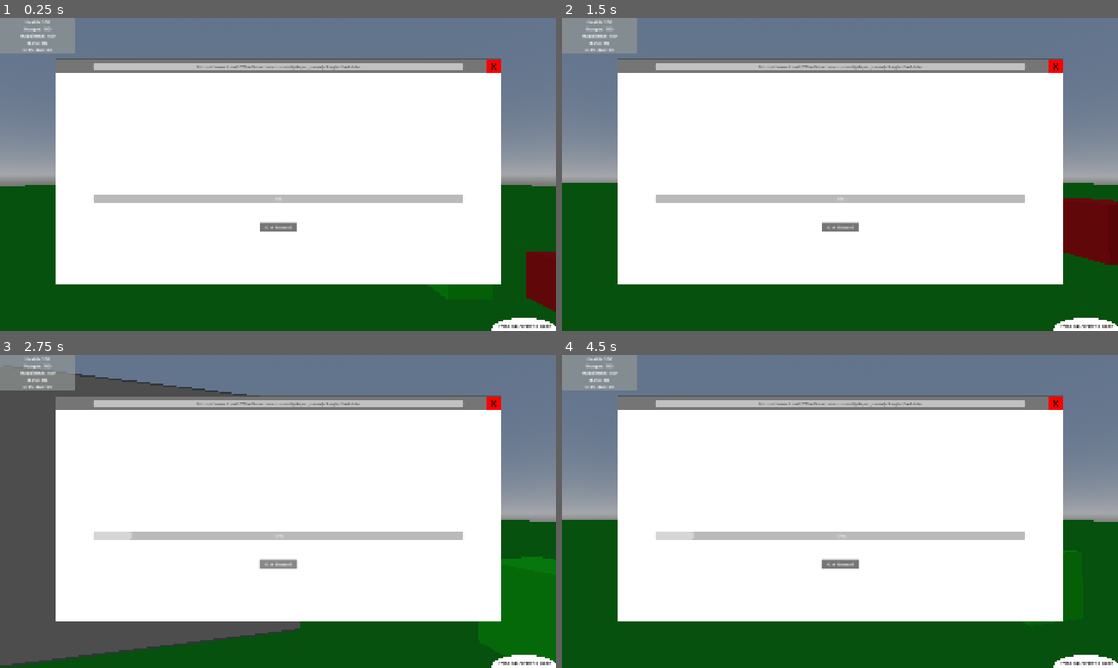
Above: before the commit, frames 1-4 (two rows, left to right).
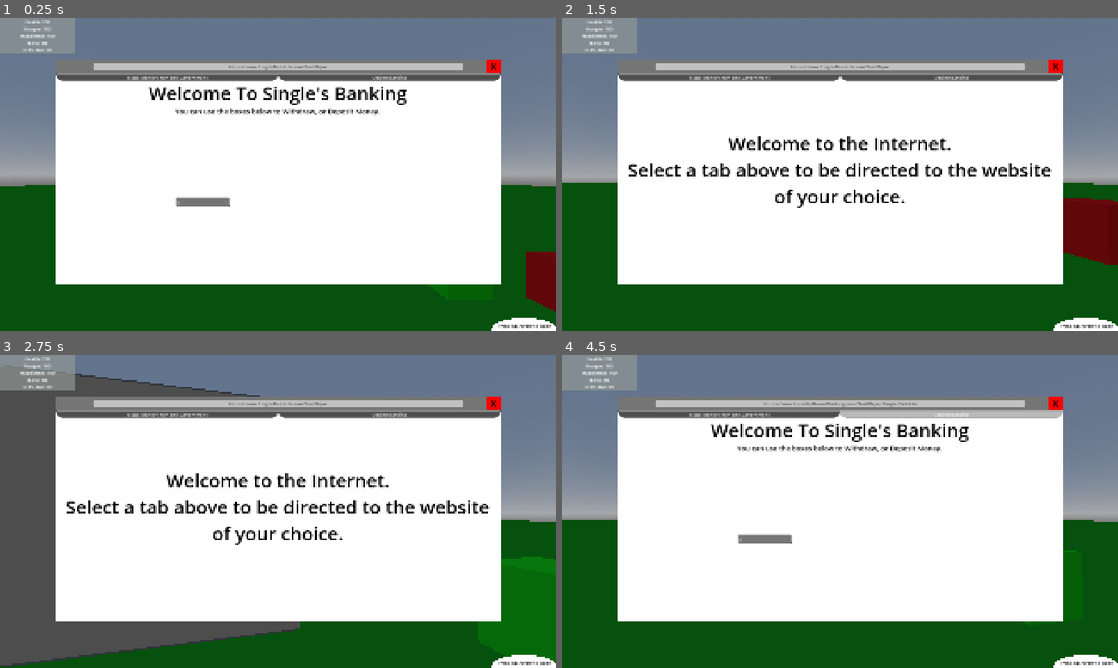
Above: after the commit, the same moments.

Repository: AlabamaSnail/Single-Dad-Life
Game: Godot game, scene res://node_3d.tscn
Same seed, same stepped clock (60 frames per second), same inputs: the game is played once before the commit and once after it.
Inputs (mouse positions are in pixels of both pictures, inside the frame that each line leads up to):
- Up to frame 1 (0.25 s): no input
- Up to frame 2 (1.5 s): click "X" at 0.5 s; tap Enter at 1.25 s; move the mouse to (867, 174) at 1.27 s; hold W (forwards) from 1.28 s (still down); tap Up (open_phone) at 1.35 s
- Up to frame 3 (2.75 s): tap Space (jump) at 1.52 s; release W (forwards) at 2 s; click (278, 564) at 2 s, where only the run before the commit has a clickable "Get Money!"
- Up to frame 4 (4.5 s): click (728, 414) at 2.75 s, where only the run after the commit has a clickable "Make Money From The Government"; click (951, 414) at 3.5 s, where only the run after the commit has a clickable "Online Banking"; move the mouse to (728, 527) at 4.27 s; hold S (backwards) from 4.28 s (still down); tap Shift (sprint) at 4.35 s

The runs differ from the first frame. In frame 1, 6.2% of the frame differs, in the area x 10-91%, y 12-69%; in frame 2, 7.0%; in frame 3, 6.8%; in frame 4, 6.1%.

Commit message:
Added UI elements to phone
Added URL, and 2 tabs.
Created a few scripts to handle tabs

Diff:
--- /dev/null
+++ b/phonetest/SelfTabScript.gd
@@ -0,0 +1 @@
+extends MeshInstance2D
--- a/phonetest/node_3d.tscn
+++ b/phonetest/node_3d.tscn
@@ -1,12 +1,14 @@
-[gd_scene load_steps=45 format=3 uid="uid://bjjrxjphghfl"]
+[gd_scene load_steps=51 format=3 uid="uid://bjjrxjphghfl"]
 
 [ext_resource type="Script" uid="uid://cu6ar2nvumiy0" path="res://phon.gd" id="1_a202f"]
 [ext_resource type="Theme" uid="uid://c8np1vq7xmrsv" path="res://closeButton.tres" id="2_noarx"]
 [ext_resource type="Script" uid="uid://dib31tau786d5" path="res://input_handler.gd" id="3_a0tk4"]
 [ext_resource type="Script" uid="uid://bbxtkpib3bcg1" path="res://exit_menu_ui.gd" id="4_r3fl7"]
 [ext_resource type="Script" uid="uid://pre7g4pv1vpg" path="res://make_money.gd" id="4_wc5p8"]
+[ext_resource type="Script" uid="uid://d0sco7k6ljmxq" path="res://website_url.gd" id="5_6iypd"]
 [ext_resource type="Script" uid="uid://xtgrbnrl4e3v" path="res://options.gd" id="5_i5arm"]
 [ext_resource type="Script" uid="uid://dn05k4vsus5cy" path="res://character_movement.gd" id="5_jka67"]
+[ext_resource type="Script" uid="uid://cjuhhmjss3upe" path="res://tab_bar.gd" id="5_tereu"]
 [ext_resource type="Script" uid="uid://03p1gypngi4m" path="res://money_in_bankUpdateUi.gd" id="8_jsk3o"]
 [ext_resource type="Script" uid="uid://dninyedefr84k" path="res://cash_money.gd" id="9_4arys"]
 
@@ -15,12 +17,6 @@
 [sub_resource type="QuadMesh" id="QuadMesh_a0tk4"]
 
 [sub_resource type="QuadMesh" id="QuadMesh_4arys"]
-
-[sub_resource type="StandardMaterial3D" id="StandardMaterial3D_6iypd"]
-albedo_color = Color(0, 0, 0, 1)
-
-[sub_resource type="QuadMesh" id="QuadMesh_tereu"]
-material = SubResource("StandardMaterial3D_6iypd")
 
 [sub_resource type="StyleBoxFlat" id="StyleBoxFlat_cdqbm"]
 bg_color = Color(1, 1, 1, 0.552941)
@@ -32,6 +28,33 @@
 [sub_resource type="Theme" id="Theme_imku0"]
 Label/colors/font_color = Color(0.325441, 0.325441, 0.325441, 1)
 Label/styles/normal = SubResource("StyleBoxFlat_cdqbm")
+
+[sub_resource type="StyleBoxFlat" id="StyleBoxFlat_6iypd"]
+bg_color = Color(0.728822, 0.728822, 0.728822, 1)
+corner_radius_bottom_right = 24
+corner_radius_bottom_left = 24
+
+[sub_resource type="StyleBoxFlat" id="StyleBoxFlat_tereu"]
+bg_color = Color(0.418064, 0.626248, 0.781999, 1)
+corner_radius_bottom_right = 24
+corner_radius_bottom_left = 24
+
+[sub_resource type="StyleBoxFlat" id="StyleBoxFlat_imku0"]
+bg_color = Color(0.306923, 0.306923, 0.306923, 1)
+corner_radius_bottom_right = 24
+corner_radius_bottom_left = 24
+
+[sub_resource type="Theme" id="Theme_wlxy5"]
+Button/styles/focus = SubResource("StyleBoxFlat_6iypd")
+Button/styles/hover = SubResource("StyleBoxFlat_tereu")
+Button/styles/normal = SubResource("StyleBoxFlat_imku0")
+Button/styles/pressed = SubResource("StyleBoxFlat_imku0")
+
+[sub_resource type="StandardMaterial3D" id="StandardMaterial3D_6iypd"]
+albedo_color = Color(0, 0, 0, 1)
+
+[sub_resource type="QuadMesh" id="QuadMesh_tereu"]
+material = SubResource("StandardMaterial3D_6iypd")
 
 [sub_resource type="QuadMesh" id="QuadMesh_r3fl7"]
 
@@ -169,47 +192,25 @@
 scale = Vector2(1536, 781)
 mesh = SubResource("QuadMesh_a0tk4")
 
-[node name="MeshInstance2D" type="MeshInstance2D" parent="PhoneUI/BigPhone"]
+[node name="TopBar" type="Node2D" parent="PhoneUI/BigPhone"]
+
+[node name="TopBarBg" type="MeshInstance2D" parent="PhoneUI/BigPhone/TopBar"]
 modulate = Color(0.305882, 0.305882, 0.305882, 0.780392)
-position = Vector2(676, 42.375)
-scale = Vector2(1536, 55.25)
+position = Vector2(676, 44.5)
+scale = Vector2(1536, 51)
 mesh = SubResource("QuadMesh_4arys")
 
-[node name="CloseButton" type="Button" parent="PhoneUI/BigPhone"]
-offset_left = 1396.0
+[node name="CloseButton" type="Button" parent="PhoneUI/BigPhone/TopBar"]
+offset_left = 1395.0
 offset_top = 19.0
 offset_right = 1444.0
-offset_bottom = 68.0
+offset_bottom = 70.0
 size_flags_horizontal = 4
 theme = ExtResource("2_noarx")
 theme_override_font_sizes/font_size = 35
 text = "X"
 
-[node name="MakingMoneyPage" type="Node2D" parent="PhoneUI/BigPhone"]
-script = ExtResource("4_wc5p8")
-
-[node name="Button" type="Button" parent="PhoneUI/BigPhone/MakingMoneyPage"]
-offset_left = 612.0
-offset_top = 582.0
-offset_right = 740.0
-offset_bottom = 613.0
-text = "Get Money!"
-
-[node name="ProgressBar" type="ProgressBar" parent="PhoneUI/BigPhone/MakingMoneyPage"]
-offset_left = 36.0
-offset_top = 486.0
-offset_right = 1316.0
-offset_bottom = 513.0
-size_flags_vertical = 1
-
-[node name="MeasuringStick" type="MeshInstance2D" parent="PhoneUI/BigPhone/MakingMoneyPage"]
-visible = false
-modulate = Color(0, 0, 0, 1)
-position = Vector2(-124, 470)
-scale = Vector2(320, 928)
-mesh = SubResource("QuadMesh_tereu")
-
-[node name="WebsiteURL" type="Label" parent="PhoneUI/BigPhone"]
+[node name="WebsiteURL" type="Label" parent="PhoneUI/BigPhone/TopBar"]
 offset_left = 36.0
 offset_top = 32.0
 offset_right = 1316.0
@@ -218,6 +219,107 @@
 text = "https://www.LiveOffTheGovernment.com/{player_name}/Single-Dad-Life"
 horizontal_alignment = 1
 vertical_alignment = 1
+script = ExtResource("5_6iypd")
+
+[node name="Pages" type="Node2D" parent="PhoneUI/BigPhone"]
+script = ExtResource("5_tereu")
+
+[node name="TabBar" type="Node2D" parent="PhoneUI/BigPhone/Pages"]
+
+[node name="MakingMoneyTab" type="Node2D" parent="PhoneUI/BigPhone/Pages/TabBar"]
+
+[node name="MakingMoneyButton" type="Button" parent="PhoneUI/BigPhone/Pages/TabBar/MakingMoneyTab"]
+offset_left = -92.0
+offset_top = 70.0
+offset_right = 676.0
+offset_bottom = 91.0
+theme = SubResource("Theme_wlxy5")
+text = "Make Money From The Government"
+
+[node name="Banking" type="Node2D" parent="PhoneUI/BigPhone/Pages/TabBar"]
+position = Vector2(768, 0)
+
+[node name="BankingButton" type="Button" parent="PhoneUI/BigPhone/Pages/TabBar/Banking"]
+offset_left = -92.0
+offset_top = 70.0
+offset_right = 676.0
+offset_bottom = 91.0
+theme = SubResource("Theme_wlxy5")
+text = "Online Banking"
+
+[node name="MakingMoneyPage" type="Node2D" parent="PhoneUI/BigPhone/Pages"]
+visible = false
+script = ExtResource("4_wc5p8")
+
+[node name="Button" type="Button" parent="PhoneUI/BigPhone/Pages/MakingMoneyPage"]
+offset_left = 612.0
+offset_top = 582.0
+offset_right = 740.0
+offset_bottom = 613.0
+text = "Get Money!"
+
+[node name="ProgressBar" type="ProgressBar" parent="PhoneUI/BigPhone/Pages/MakingMoneyPage"]
+offset_left = 36.0
+offset_top = 486.0
+offset_right = 1316.0
+offset_bottom = 513.0
+size_flags_vertical = 1
+
+[node name="MeasuringStick" type="MeshInstance2D" parent="PhoneUI/BigPhone/Pages/MakingMoneyPage"]
+visible = false
+modulate = Color(0, 0, 0, 1)
+position = Vector2(-124, 470)
+scale = Vector2(320, 928)
+mesh = SubResource("QuadMesh_tereu")
+
+[node name="BankingPage" type="Node2D" parent="PhoneUI/BigPhone/Pages"]
+
+[node name="Title" type="Label" parent="PhoneUI/BigPhone/Pages/BankingPage"]
+offset_left = -96.0
+offset_top = 92.0
+offset_right = 1445.0
+offset_bottom = 180.0
+theme_override_colors/font_color = Color(0, 0, 0, 1)
+theme_override_font_sizes/font_size = 64
+text = "Welcome To Single's Banking"
+horizontal_alignment = 1
+vertical_alignment = 1
+
+[node name="Title2" type="Label" parent="PhoneUI/BigPhone/Pages/BankingPage"]
+offset_left = -96.0
+offset_top = 179.0
+offset_right = 1445.0
+offset_bottom = 219.0
+theme_override_colors/font_color = Color(0, 0, 0, 1)
+theme_override_font_sizes/font_size = 24
+text = "You can use the boxes below to Withdraw, or Deposit Money."
+horizontal_alignment = 1
+vertical_alignment = 1
+
+[node name="LineEdit" type="LineEdit" parent="PhoneUI/BigPhone/Pages/BankingPage"]
+offset_left = 323.0
+offset_top = 496.0
+offset_right = 507.0
+offset_bottom = 527.0
+text = "$"
+select_all_on_focus = true
+
+[node name="HomePage" type="Node2D" parent="PhoneUI/BigPhone/Pages"]
+visible = false
+
+[node name="Label" type="Label" parent="PhoneUI/BigPhone/Pages/HomePage"]
+offset_left = -96.0
+offset_top = 92.0
+offset_right = 1445.0
+offset_bottom = 802.0
+theme_override_colors/font_color = Color(0, 0, 0, 1)
+theme_override_font_sizes/font_size = 64
+text = "Welcome to the Internet.
+Select a tab above to be directed to the website of your choice.
+"
+horizontal_alignment = 1
+vertical_alignment = 1
+autowrap_mode = 3
 
 [node name="ExitMenuUI" type="Node2D" parent="."]
 visible = false
@@ -405,7 +507,9 @@
 script = ExtResource("9_4arys")
 
 [connection signal="pressed" from="PhoneUI/SmallPhone/Button" to="PhoneUI" method="_on_button_pressed"]
-[connection signal="pressed" from="PhoneUI/BigPhone/CloseButton" to="PhoneUI" method="_on_close_button_pressed"]
-[connection signal="pressed" from="PhoneUI/BigPhone/MakingMoneyPage/Button" to="PhoneUI/BigPhone/MakingMoneyPage" method="_on_button_pressed"]
+[connection signal="pressed" from="PhoneUI/BigPhone/TopBar/CloseButton" to="PhoneUI" method="_on_close_button_pressed"]
+[connection signal="pressed" from="PhoneUI/BigPhone/Pages/TabBar/MakingMoneyTab/MakingMoneyButton" to="PhoneUI/BigPhone/Pages" method="_on_making_money_button_pressed"]
+[connection signal="pressed" from="PhoneUI/BigPhone/Pages/TabBar/Banking/BankingButton" to="PhoneUI/BigPhone/Pages" method="_on_banking_button_pressed"]
+[connection signal="pressed" from="PhoneUI/BigPhone/Pages/MakingMoneyPage/Button" to="PhoneUI/BigPhone/Pages/MakingMoneyPage" method="_on_button_pressed"]
 [connection signal="pressed" from="ExitMenuUI/TopBar/Button" to="ExitMenuUI" method="_on_button_pressed"]
 [connection signal="pressed" from="ExitMenuUI/Main/Options/GridContainer/Leave/LeaveButton" to="ExitMenuUI/Main/Options" method="_on_leave_button_pressed"]
--- a/phonetest/phon.gd
+++ b/phonetest/phon.gd
@@ -12,6 +12,10 @@
 	Input.mouse_mode = Input.MOUSE_MODE_VISIBLE
 func _on_close_button_pressed() -> void:
 	_change_visible()
+	get_node("/root/MainScene/PhoneUI/BigPhone/TopBar/WebsiteURL").text = "https://www.Single-Dad-Life.com/" + str(PlayerValues.PlayerName)
+	get_node("/root/MainScene/PhoneUI/BigPhone/Pages/MakingMoneyPage").visible = false
+	get_node("/root/MainScene/PhoneUI/BigPhone/Pages/BankingPage").visible = false
+	get_node("/root/MainScene/PhoneUI/BigPhone/Pages/HomePage").visible = true
 	Input.mouse_mode = Input.MOUSE_MODE_CAPTURED
 
 
--- a/phonetest/player_values.gd
+++ b/phonetest/player_values.gd
@@ -1,5 +1,7 @@
 extends Node
 
+
+var PlayerName = "TestPlayer"
 var MoneyInBank = 0
 var PlayerCash = 0
 
--- /dev/null
+++ b/phonetest/tab_bar.gd
@@ -0,0 +1,19 @@
+extends Node2D
+
+@onready var HomePage = $HomePage
+@onready var MoneyPage = $MakingMoneyPage
+@onready var BankingPage = $BankingPage
+@onready var websiteUrl = get_node("/root/MainScene/PhoneUI/BigPhone/TopBar/WebsiteURL")
+
+func _on_making_money_button_pressed() -> void:
+	MoneyPage.visible = true
+	HomePage.visible = false
+	BankingPage.visible = false
+	websiteUrl.text = "https://www.LiveOffTheGovernment.com/" + str(PlayerValues.PlayerName) + "/Single-Dad-Life"
+
+
+func _on_banking_button_pressed() -> void:
+	MoneyPage.visible = false
+	HomePage.visible = false
+	BankingPage.visible = true
+	websiteUrl.text = "https://www.LocalUnflawedBanking.com/" + str(PlayerValues.PlayerName) + "/Single-Dad-Life"
--- /dev/null
+++ b/phonetest/website_url.gd
@@ -0,0 +1,5 @@
+extends Label
+
+
+func _ready() -> void:
+	self.text = "https://www.Single-Dad-Life.com/" + str(PlayerValues.PlayerName)
Not shown, added: phonetest/SelfTabScript.gd.uid
Not shown, added: phonetest/tab_bar.gd.uid
Not shown, added: phonetest/website_url.gd.uid
